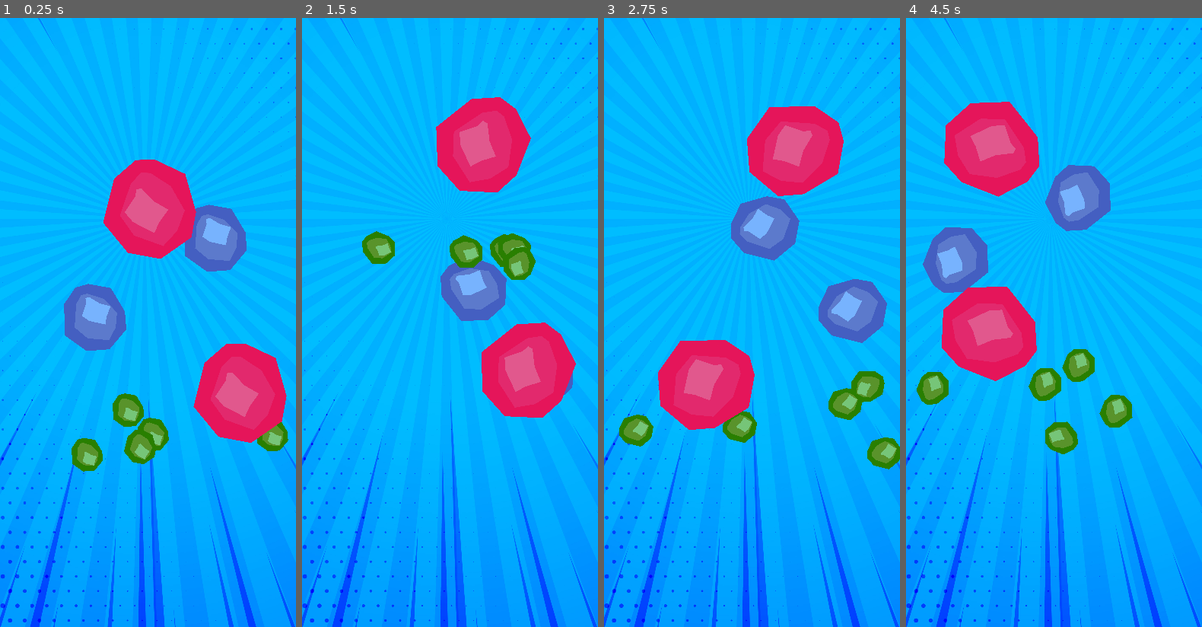
Above: before the commit, frames 1-4 (left to right).
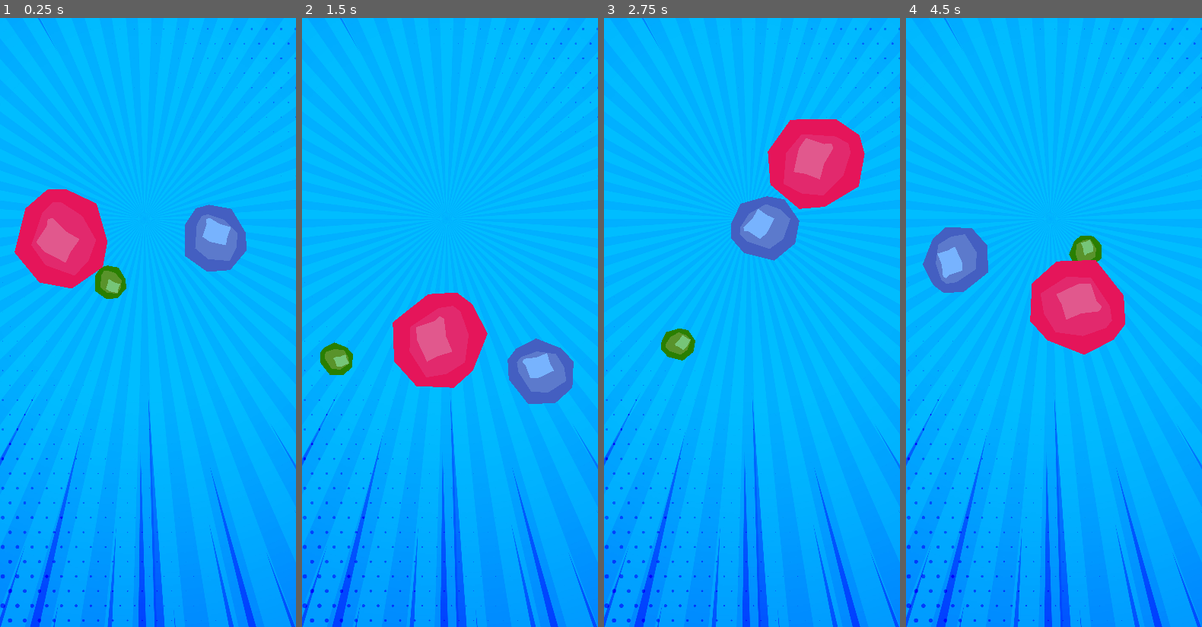
Above: after the commit, the same moments.

Repository: MrZak-dev/godot_3.1_jumping_balls
Game: Godot game, scene res://scenes/main_scene.tscn
Two runs of this game, one before a commit and one after it. Both use one fixed random seed, a clock stepped at 60 frames per second and the inputs below. Before the commit the project starts from res://scenes/Walls.tscn.
Inputs:
- Up to frame 1 (0.25 s): no input
- Up to frame 2 (1.5 s): no input
- Up to frame 3 (2.75 s): no input
- Up to frame 4 (4.5 s): no input

The runs differ from the first frame. In frame 1, 16% of the frame differs, in the area x 4-98%, y 23-75%; in frame 2, 15%; in frame 3, 12%; in frame 4, 16%, in the area x 3-77%, y 13-72%.

Commit message:
beta 5 clean

Diff:
--- a/project.godot
+++ b/project.godot
@@ -16,7 +16,7 @@
 [application]
 
 config/name="Bump"
-run/main_scene="res://scenes/Walls.tscn"
+run/main_scene="res://scenes/main_scene.tscn"
 config/icon="res://assets/images/greenBalls.png"
 
 [display]
--- a/scenes/Walls.tscn
+++ b/scenes/main_scene.tscn
@@ -14,7 +14,7 @@
 [sub_resource type="RectangleShape2D" id=3]
 extents = Vector2( 1, 1332 )
 
-[node name="Walls" type="Node2D"]
+[node name="main_scene" type="Node2D"]
 __meta__ = {
 "_edit_horizontal_guides_": [ 333.796, 666.85, 999.565, 1332.9, 2240.0 ]
 }
@@ -31,18 +31,6 @@
 __meta__ = {
 "_edit_lock_": true
 }
-
-[node name="xlarge_wall" type="StaticBody2D" parent="balls_walls"]
-editor/display_folded = true
-collision_layer = 32
-collision_mask = 0
-__meta__ = {
-"_edit_lock_": true
-}
-
-[node name="CollisionShape2D" type="CollisionShape2D" parent="balls_walls/xlarge_wall"]
-position = Vector2( 720, 0 )
-shape = SubResource( 1 )
 
 [node name="large_wall" type="StaticBody2D" parent="balls_walls"]
 editor/display_folded = true
@@ -121,30 +109,13 @@
 shape = SubResource( 1 )
 
 [node name="Rocks" type="Node2D" parent="."]
+editor/display_folded = true
 
 [node name="rock_blue" parent="Rocks" instance=ExtResource( 2 )]
 position = Vector2( 971.278, 814.63 )
 
-[node name="rock_blue2" parent="Rocks" instance=ExtResource( 2 )]
-position = Vector2( 374.896, 1172.46 )
-
 [node name="rock_green" parent="Rocks" instance=ExtResource( 3 )]
-position = Vector2( 813.877, 1745.13 )
-
-[node name="rock_green2" parent="Rocks" instance=ExtResource( 3 )]
-position = Vector2( 343.18, 1843.37 )
-
-[node name="rock_green3" parent="Rocks" instance=ExtResource( 3 )]
-position = Vector2( 542.981, 1627.15 )
-
-[node name="rock_green4" parent="Rocks" instance=ExtResource( 3 )]
-position = Vector2( 1244.49, 1746.26 )
-
-[node name="rock_green5" parent="Rocks" instance=ExtResource( 3 )]
-position = Vector2( 609.923, 1966.72 )
+position = Vector2( 586.736, 1017.25 )
 
 [node name="rock_red" parent="Rocks" instance=ExtResource( 4 )]
-position = Vector2( 1092.18, 1902.43 )
-
-[node name="rock_red2" parent="Rocks" instance=ExtResource( 4 )]
-position = Vector2( 650.851, 638.063 )
+position = Vector2( 219.752, 782.211 )
--- a/scripts/Ball-1.1.gd
+++ /dev/null
@@ -1,29 +0,0 @@
-extends KinematicBody2D
-
-var MVMNT = Vector2(300,1000)
-var GRAVITY = 20
-var topRC
-var bottomRC
-var rightRC
-var leftRC
-
-
-
-func _ready():
-	topRC = $topRC
-	bottomRC = $bottomRC
-	rightRC = $rightRC
-	leftRC = $leftRC
-
-func _physics_process(delta):
-
-	if topRC.is_colliding():
-		MVMNT.y = min(MVMNT.y + GRAVITY , 1000)
-
-	if rightRC.is_colliding() || leftRC.is_colliding():
-		MVMNT.x *= -1
-	if bottomRC.is_colliding():
-		MVMNT.y *= -1
-
-	move_and_slide(MVMNT)
-	pass
--- a/scripts/largeBall.gd
+++ /dev/null
@@ -1,19 +0,0 @@
-extends KinematicBody2D
-
-var GRAVITY = 55
-var ROTATION = 30
-var directions = [1 , -1]
-var sprite
-var raycast
-var velocity = Vector2(300, 1300)
-func _ready():
-	raycast = $topRC
-	pass
-
-
-func _physics_process(delta):
-	var collision_info = move_and_collide(velocity * delta)
-	if collision_info:
-		velocity = velocity.bounce(collision_info.normal)
-	if raycast.is_colliding():
-		velocity.y = min(velocity.y + GRAVITY , 1100)
--- a/scripts/mediumBall.gd
+++ /dev/null
@@ -1,19 +0,0 @@
-extends KinematicBody2D
-
-var GRAVITY = 55
-var ROTATION = 30
-var directions = [1 , -1]
-var sprite
-var raycast
-var velocity = Vector2(300, 1300)
-func _ready():
-	raycast = $topRC
-	pass
-
-
-func _physics_process(delta):
-	var collision_info = move_and_collide(velocity * delta)
-	if collision_info:
-		velocity = velocity.bounce(collision_info.normal)
-	if raycast.is_colliding():
-		velocity.y = min(velocity.y + GRAVITY , 1100)
--- a/scripts/smallBall.gd
+++ /dev/null
@@ -1,16 +0,0 @@
-extends KinematicBody2D
-
-var GRAVITY = 55
-var raycast
-var velocity = Vector2(-300, 1300)
-func _ready():
-	raycast = $topRC
-	pass
-
-
-func _physics_process(delta):
-	var collision_info = move_and_collide(velocity * delta)
-	if collision_info:
-		velocity = velocity.bounce(collision_info.normal)
-	if raycast.is_colliding():
-		velocity.y = min(velocity.y + GRAVITY , 1100)
